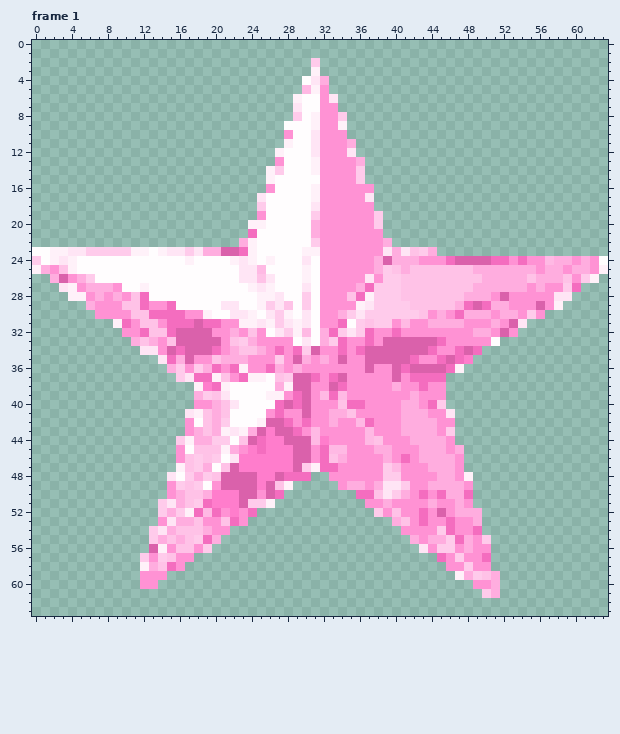
Pixel-art file: pengu lost and wanted resources/sprites/hit stars.aseprite. The first picture shows the starting point.
64x64 pixels, 6 frames. Colours within 5 levels of each other are drawn and written as one. Shown: frame 1. The commit also changed other frames, which this record leaves out.
Now the later version:
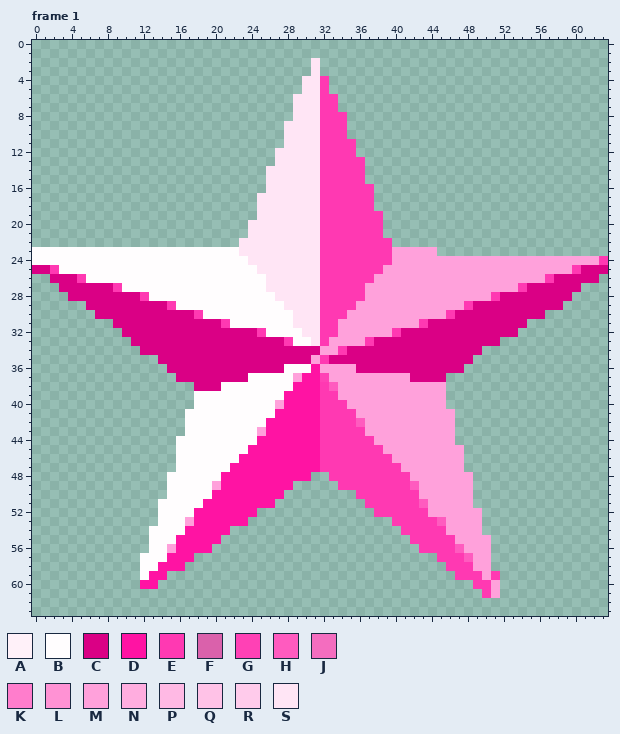
Palette (. is transparent): A #fff1f9  B #fffdfe  C #da0085  D #ff13a3  E #ff39b2  F #da61ab  G #ff41b5  H #ff5bbf  J #f46dbf  K #ff7dcc  L #ff92d4  M #ffa1db  N #ffaddf  P #ffb9e4  Q #ffc2e7  R #ffcbeb  S #ffe5f5
Commit message: combat improvements and new hit particles
Changes in this commit:
layer "Layer 2" now hidden
layer "Layer 1" now hidden
layer "Layer 2 Copy" added
layer "Layer 1 Copy" hard light added
Changed rows in their new state; - is an unchanged pixel.
Frame 1, layer "Layer 1 Copy":
first column x 0:
 2 -------------------------------S--------------------------------
 3 -------------------------------S--------------------------------
 4 ------------------------------S-E-------------------------------
 5 ------------------------------SSE-------------------------------
 6 -----------------------------SSSEE------------------------------
 7 ------------------------------SSEE------------------------------
 8 -----------------------------SSSEEE-----------------------------
 9 ----------------------------SSSSEEE-----------------------------
10 ----------------------------SSS-EEE-----------------------------
11 ----------------------------SSS-EEEE----------------------------
12 ---------------------------SSSS-EEEE----------------------------
13 ---------------------------SSSSSEEEEE---------------------------
14 --------------------------SSSSSSEEEEE---------------------------
15 --------------------------SSSSSSEEEEE---------------------------
16 --------------------------SSSSSSEEEEEE--------------------------
17 --------------------------SSSSSSEEEEEE--------------------------
18 -------------------------SSSSSS-EEEEEE--------------------------
19 -------------------------SSSSSSSEEEEEEE-------------------------
20 ------------------------SSSSSSSSEEEEEEE-------------------------
21 ------------------------SSSSSSSSEEEEEEE-------------------------
22 -----------------------SSSSSSSSSEEEEEEEE------------------------
23 --BBBBBBBBBBB-BBBBBBBBBSSSSSSSSSEEEEEEEEMMMMM-------------------
24 B-BBB------------B----BBSSSSSS-SEEEEEEEEMMMMMMMMMMMMMMMMMMMMMMME
25 CCEBB------------------BBSSSSSSSEEEEEEEMMMMMMMMMMMMMMMMMMMMMECCC
26 --CCCEB----------------BBB-SSSSSEEEEEEMMMMMMMMMMMMMMMMMMMECCCCC-
27 ---CCCCCCE--B-----------BBSSSS-SEEEEEMMMMMMMMMMMMMMMMMECCCCCC---
28 ----CCCCCCCCE------------BB-SSSSEEEEEMMMMMMMMMMMMMMECCCCCCCC----
29 ------CCCCCCCCCE-----BB--BBBSSSSEEEEMMMMMMMMMMMMECCCCCCCCCC-----
30 -------CCCCCCCCCCCEB--BBB-BBBS-SEEEMMMMMMMMMMMECCCCCCCCCC-------
31 ---------CCCCCCCCCCCCEBBBBBBBS-SEEMMMMMMMMMECCCCCCCCCCC---------
32 ----------CCCCCCCCCCCCCCCE-BBBSSEEMMMMMMECCCCCCCCCCCCC----------
33 -----------CCCCCCCCCCCCCCCCCE-BSEMMMMECCCCCCCCCCCCCC------------
34 ------------CCCCCCCCCCCCCCCCCCCCMMECCCCCCCCCCCCCCC--------------
35 --------------CCCCCCCCCCCCCCCCCMECCCCCCCCCCCCCCCC---------------
36 ---------------CCCCCCCCCCCCCBBBDMMMMCCCCCCCCCCCC----------------
37 ----------------CCCCCCCCBB-BBMDDGMMMMMMMMMCCCC------------------
38 ------------------CCCB-----BBDDDEHMMMMMMMMMMMM------------------
39 ------------------BBBB----BBDDDDEEMMMMMMMMMMMM------------------
40 ------------------BBBBB----MDDDDEEEMMMMMMMMMMM------------------
41 -----------------BBBBB----BDDDDDEEEEMMMMMMMMMMM-----------------
42 -----------------B-BBB---BDDDDDDEEEEHMMMMMMMMMM-----------------
43 -----------------BBBBBBBBMDDDDDDEEEEEMMMMMMMMMM-----------------
44 ----------------BBBBBB-BBDDDDDDDEEEEEEMMMMMMMMM-----------------
45 ----------------B-BBBBBBDDDDDDDDEEEEEEEMMMMMMMMM----------------
46 ----------------BBBBB-BDDDDDDDDDEEEEEEEEMMMMMMMM----------------
47 ----------------BBBB-BDDDDDDDDDDEEEEEEEEEMMMMMMM----------------
48 ---------------B-BBBBDDDDDDDDDD--EEEEEEEEEMMMMMMM---------------
49 ---------------BBBB-MDDDDDDDD-----EEEEEEEEHMMMMMM---------------
50 ---------------BBBBBDDDDDDDD--------EEEEEEEMMMMMM---------------
51 --------------BBBBBDDDDDDDD----------EEEEEEHMMMMM---------------
52 --------------BBBBDDDDDDD-------------EEEEEEMMMMMM--------------
53 --------------BBBMDDDDDD----------------EEEEEHMMMM--------------
54 -------------BBBBDDDDD-------------------EEEEEMMMM--------------
55 -------------BBBDDDDD---------------------EEEEEMMMM-------------
56 -------------BBMDDDD-----------------------EEEEHMMM-------------
57 ------------BBBDDD---------------------------EEEHMM-------------
58 ------------BBDDD-----------------------------EEEMM-------------
59 ------------BDD--------------------------------EEEME------------
60 ------------DD-----------------------------------EEM------------
61 --------------------------------------------------EM------------
Where, in picture pixels (left, top, right, bottom), the same in both pictures:
changed: (32, 58, 608, 598)
